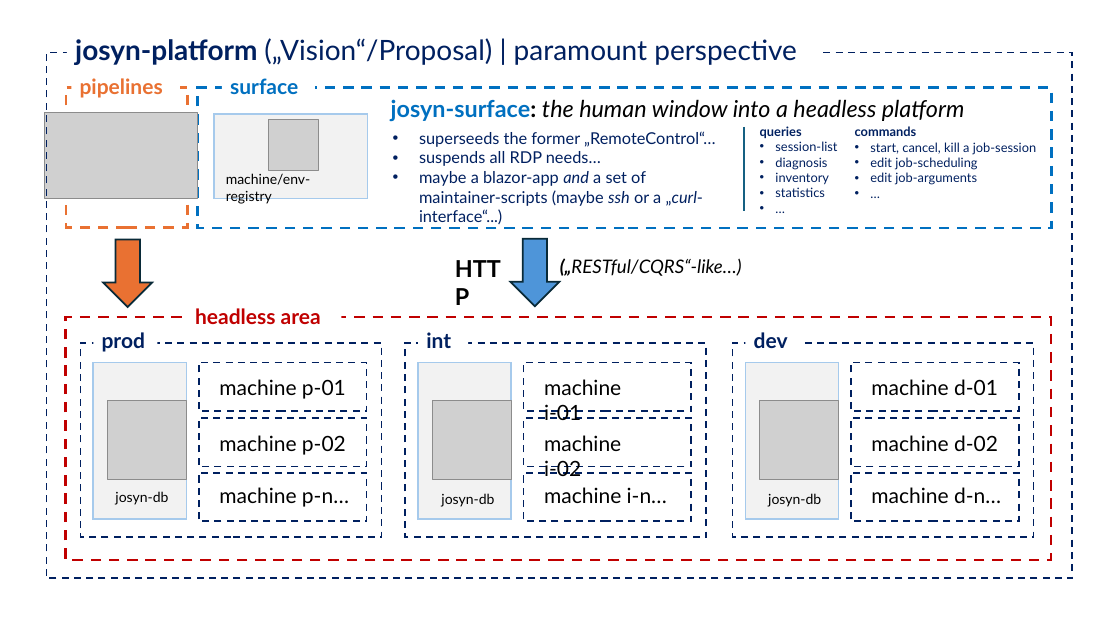
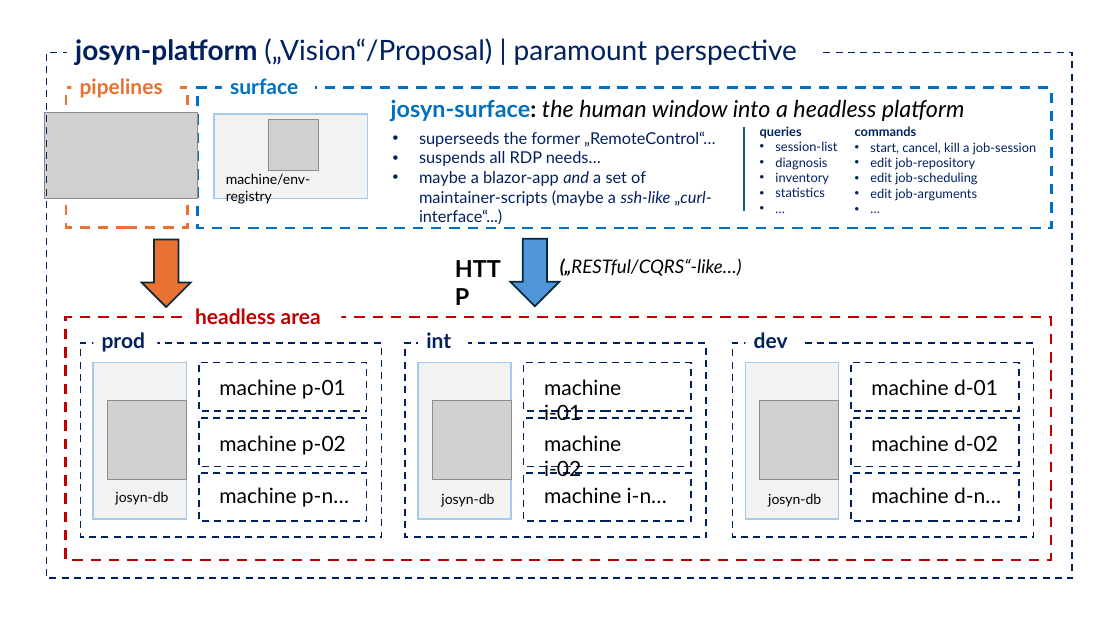
Before and after one commit to ckluth/josyn-platform, a slide deck: slide 10 of josyn-intro.pptx. Drawn at 1120x630 pixels with LibreOffice and Linux fonts; fonts in the diff are those of the drawing; grey boxes stand for pictures. Boxes give left, top, right and bottom in pixels: in the first picture for what was removed or moved away, otherwise in the second. Text is boxed around its words. In the diff, an @@ line names an element or a change of style, - is before the commit and + after.

```diff
--- a/josyn-intro.pptx
+++ b/josyn-intro.pptx
@@ text at (419,171,711,224): text changed @@
-• maybe a blazor-app and a set of maintainer-scripts (maybe ssh or a „curl-interface“...)
+• maybe a blazor-app and a set of maintainer-scripts (maybe a ssh-like „curl-interface“...)
@@ text at (870,157,975,170): paragraph added @@
+• edit job-repository
@@ down arrow: place and size @@
-down arrow at (103,239,152,307)
+down arrow at (142,239,191,307)
```
Also in this commit, not shown: 1 other slide changed.
